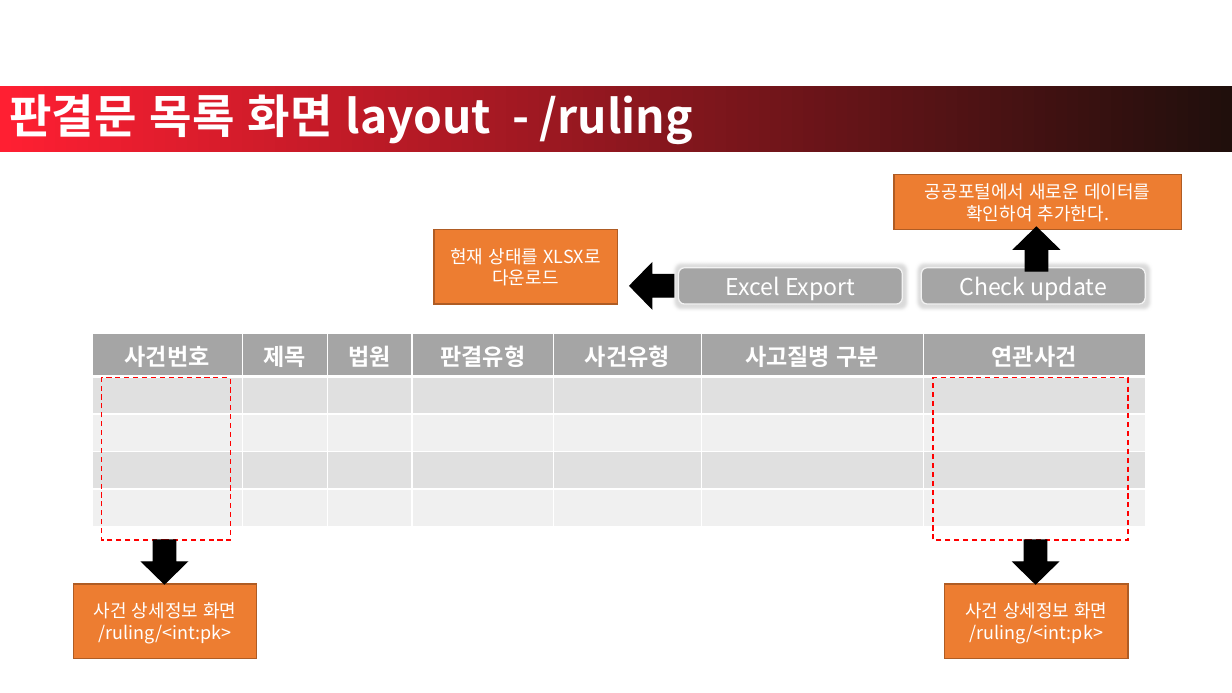
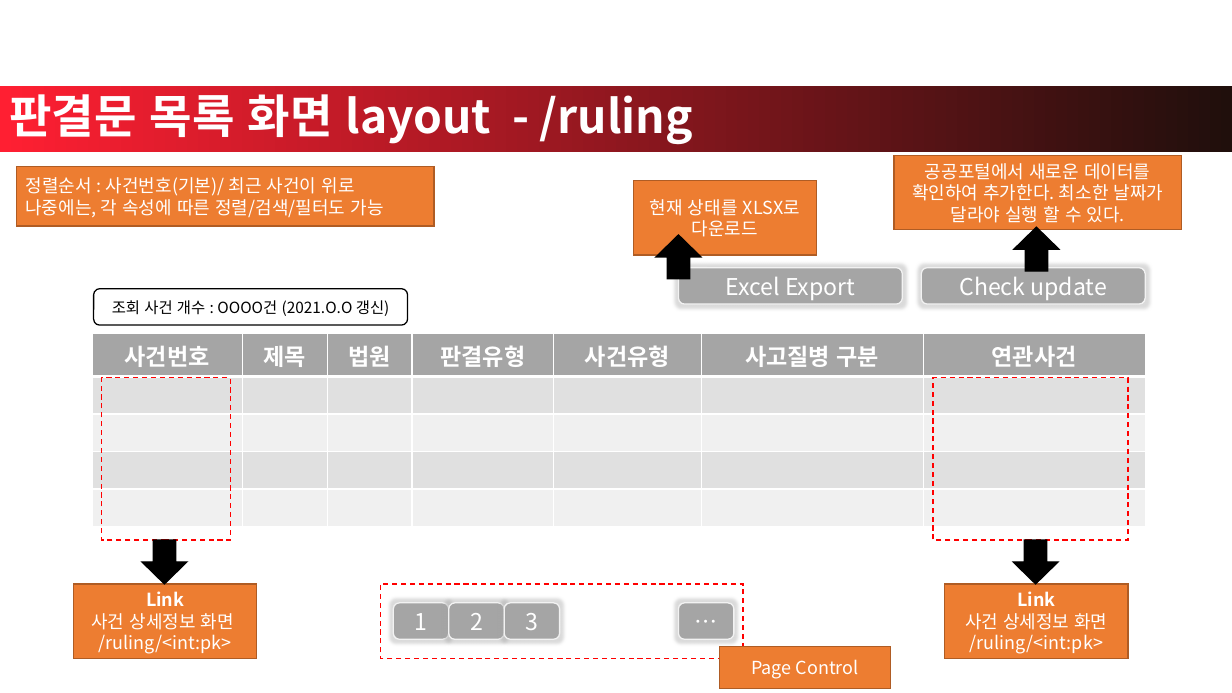
Before and after one commit to achimkoh/sanjae.crawler, a slide deck: slide 10 of Documents/c4k_query_ID_sentences.pptx. Drawn at 1232x693 pixels with LibreOffice and Linux fonts; fonts in the diff are those of the drawing; background and template pictures are left out. Boxes give left, top, right and bottom in pixels: in the first picture for what was removed or moved away, otherwise in the second. Text is boxed around its words. In the diff, an @@ line names an element or a change of style, - is before the commit and + after.

Commit message:
변수명 수정/ 기획 보완/ (일부)기능 리스트 추가

```diff
--- a/Documents/c4k_query_ID_sentences.pptx
+++ b/Documents/c4k_query_ID_sentences.pptx
@@ rectangle added at box(17, 166, 434, 226), fill #ED7D31, outline #AF5C24 1 pt, 14 pt, text #FFFFFF @@
+정렬순서 : 사건번호(기본)/ 최근 사건이 위로
+나중에는, 각 속성에 따른 정렬/검색/필터도 가능
@@ rectangle "공공포털에서 새로운 데이터를 확인하여 추가한다. ...": place and size @@
-rectangle "공공포털에서 새로운 데이터를 확인하여 추가한다. ..." at box(895, 175, 1182, 230)
+rectangle "공공포털에서 새로운 데이터를 확인하여 추가한다. ..." at box(895, 155, 1182, 229)
@@ text in rectangle at box(912, 163, 1164, 227): text changed @@
-공공포털에서 새로운 데이터를 확인하여 추가한다.
+공공포털에서 새로운 데이터를 확인하여 추가한다. 최소한 날짜가 달라야 실행 할 수 있다.
@@ rectangle "현재 상태를 XLSX로 다운로드": place and size @@
-rectangle "현재 상태를 XLSX로 다운로드" at box(434, 230, 617, 304)
+rectangle "현재 상태를 XLSX로 다운로드" at box(633, 181, 816, 255)
@@ down arrow at box(656, 235, 701, 278): rotation 90 to 180 degrees @@
@@ rounded rectangle added at box(93, 288, 408, 324), fill #FFFFFF, outline #000000 1 pt, 12 pt, text #000000 @@
+조회 사건 개수 : OOOO건 (2021.O.O 갱신)
@@ text in rectangle at box(146, 591, 184, 606): paragraph added @@
+Link
@@ rectangle added at box(381, 584, 744, 658), outline #FF0000 1 pt dashed @@
@@ text in rectangle at box(1017, 591, 1055, 606): paragraph added @@
+Link
@@ rounded rectangle added at box(394, 603, 449, 639), fill #A5A5A5, outline #F2F2F2 1 pt, 18 pt, text #FFFFFF @@
+1
@@ rounded rectangle added at box(449, 603, 505, 639), fill #A5A5A5, outline #F2F2F2 1 pt, 18 pt, text #FFFFFF @@
+2
@@ rounded rectangle added at box(505, 603, 560, 639), fill #A5A5A5, outline #F2F2F2 1 pt, 18 pt, text #FFFFFF @@
+3
@@ rounded rectangle added at box(678, 603, 734, 639), fill #A5A5A5, outline #F2F2F2 1 pt, 18 pt, text #FFFFFF @@
+…
@@ rectangle added at box(720, 647, 891, 689), fill #ED7D31, outline #AF5C24 1 pt, 14 pt, text #FFFFFF @@
+Page Control
```
Also in this commit, not shown: 5 other slides changed, 1 slide added.
